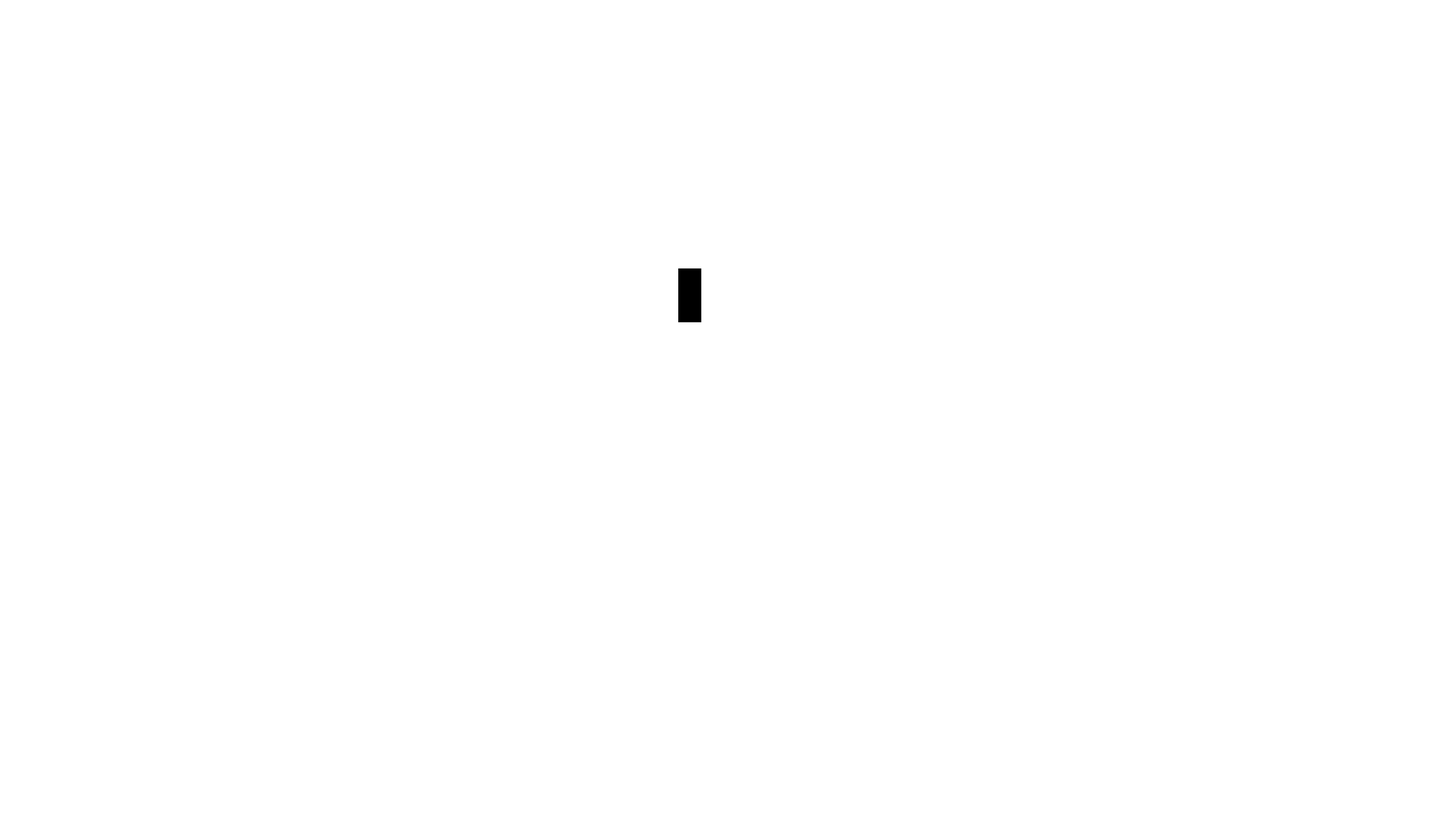
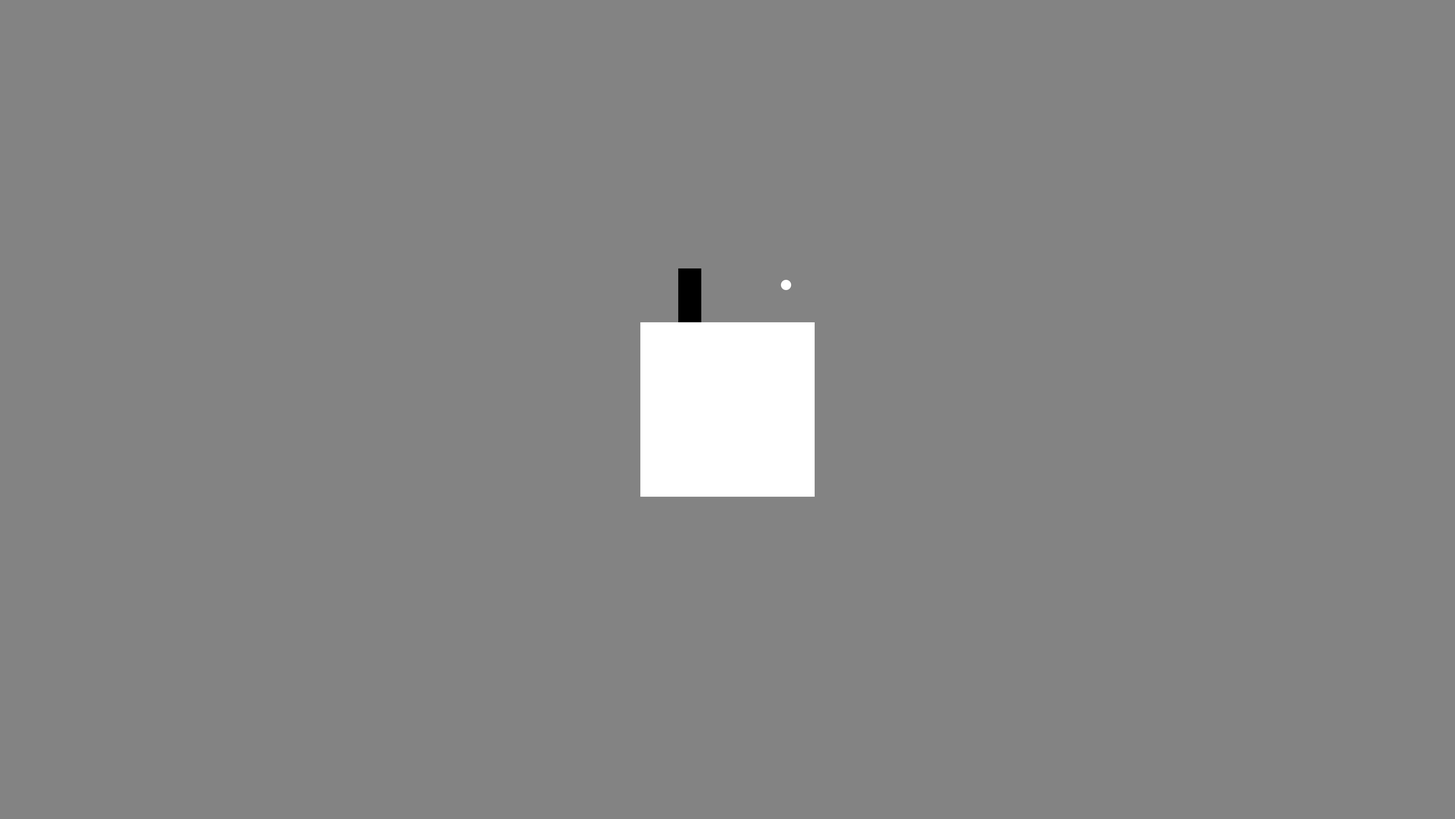
Layer changes from the first (1455, 819) image to the second:
added layer "Coin" above "Player" over [781, 279, 792, 290]
removed layer "Background" over [0, 0, 1455, 819]
added layer "Background (Reference)" over [0, 0, 1455, 819]
